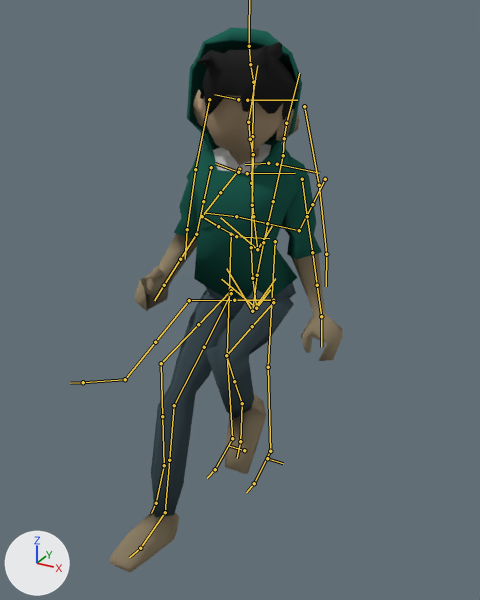
Two versions of the Blender file assets/modeling/tom.blend, one commit apart.
Both versions are drawn from a 50 mm lens placed at (0.718, -1.362, 1.173), pointed at (0.074, -0.19, 0.588). Lighting does not change. The marker at lower left points along +X, +Y and +Z. Both versions are drawn at frame 1 of the action 'guitar'; the numbers are the values there. The bones that bend it are drawn over the model as lines.

Objects in the first picture: 'tom'.
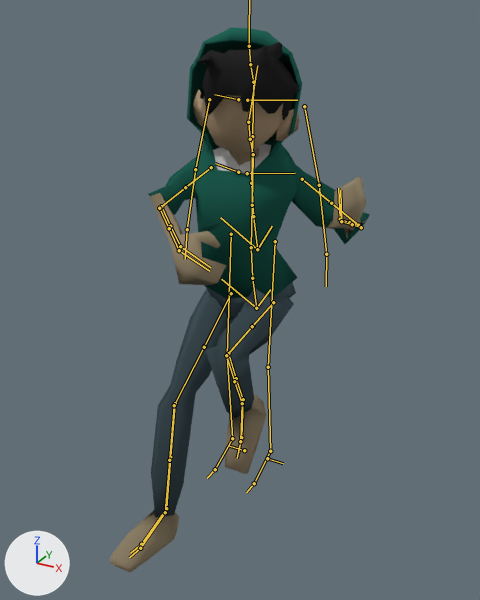
Where the change shows, as pixel boxes (x1, y1, x2, y2) in the pictures (480 x 600 px):
'tom', posed (11% wider)
    before: (110, 27, 343, 572)
    after: (110, 27, 369, 572)
bone 'DEF-upper_arm.L', root to tip
    before: (302, 179) to (307, 216)
    after: (302, 179) to (331, 203)
bone 'DEF-upper_arm.L.001', root to tip
    before: (307, 216) to (312, 252)
    after: (331, 203) to (361, 227)
bone 'DEF-forearm.L', root to tip
    before: (312, 252) to (317, 285)
    after: (361, 227) to (352, 224)
bone 'DEF-forearm.L.001', root to tip
    before: (317, 285) to (321, 316)
    after: (352, 224) to (341, 221)
bone 'DEF-hand.L', root to tip
    before: (321, 316) to (321, 347)
    after: (341, 221) to (340, 190)
bone 'DEF-upper_arm.R', root to tip
    before: (211, 167) to (203, 201)
    after: (211, 167) to (185, 187)
bone 'DEF-upper_arm.R.001', root to tip
    before: (203, 201) to (196, 234)
    after: (185, 187) to (159, 208)
bone 'DEF-forearm.R', root to tip
    before: (196, 234) to (180, 259)
    after: (159, 208) to (169, 228)
bone 'DEF-forearm.R.001', root to tip
    before: (180, 259) to (164, 285)
    after: (169, 228) to (179, 250)
bone 'DEF-hand.R', root to tip
    before: (164, 285) to (154, 300)
    after: (179, 250) to (209, 271)

What the commit changed:
Bone 'DEF-upper_arm.L' (bone_def_upper_arm_l) turns from (3, 0, 0) to (-40, -1, -1) degrees about its own x, y and z.
Bone 'DEF-upper_arm.L.001' (bone_def_upper_arm_l_001) turns from (0, 0, 0) to (0, -36, 0) degrees about its own x, y and z.
Bone 'DEF-forearm.L' (bone_def_forearm_l) turns from (-5, 0, 0) to (98, -63, 9) degrees about its own x, y and z.
Bone 'DEF-forearm.L.001' (bone_def_forearm_l_001) turns from (0, 0, 0) to (0, -8, 0) degrees about its own x, y and z.
Bone 'DEF-hand.L' (bone_def_hand_l) turns from (2, 0, 0) to (22, -13, 32) degrees about its own x, y and z.
Bone 'DEF-upper_arm.R' (bone_def_upper_arm_r) turns from (4, 0, -5) to (1, 0, -62) degrees about its own x, y and z.
Bone 'DEF-upper_arm.R.001' (bone_def_upper_arm_r_001) turns from (0, 36, 0) to (0, 2, 0) degrees about its own x, y and z.
Bone 'DEF-forearm.R' (bone_def_forearm_r) turns from (40, 40, -4) to (59, 2, 0) degrees about its own x, y and z.
Bone 'DEF-forearm.R.001' (bone_def_forearm_r_001) turns from (0, -33, 0) to (0, -12, 0) degrees about its own x, y and z.
Bone 'DEF-hand.R' (bone_def_hand_r) turns from (38, -28, -24) to (39, -18, 20) degrees about its own x, y and z.
